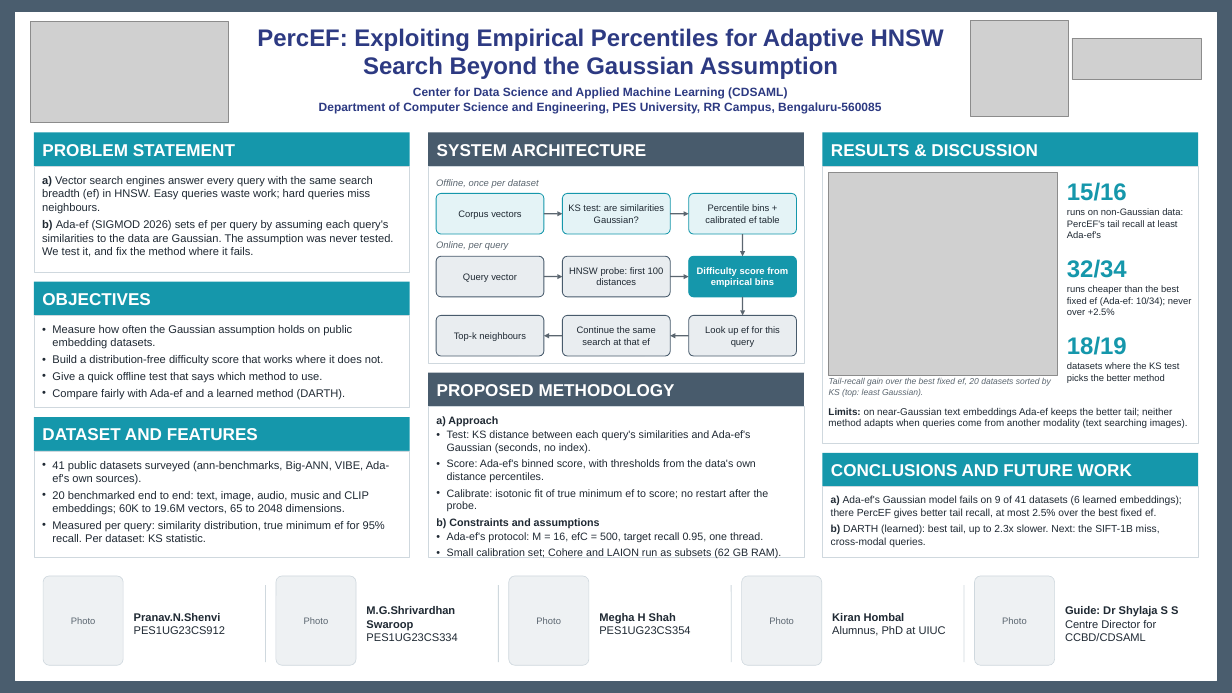
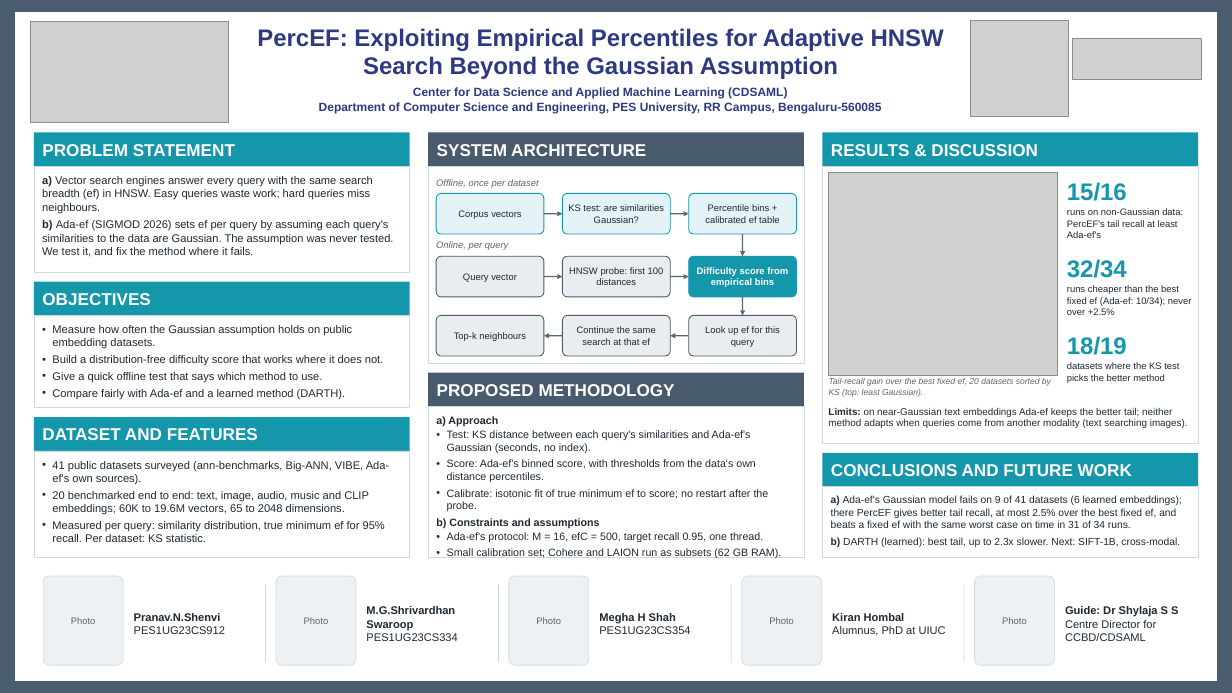
Before and after one commit to pranavshenvi/hybridAdaptiveEF, a slide deck: slide 1 of poster/PercEF_poster.pptx. Drawn at 1232x693 pixels with LibreOffice and Linux fonts; fonts in the diff are those of the drawing; grey boxes stand for pictures. Boxes give left, top, right and bottom in pixels: in the first picture for what was removed or moved away, otherwise in the second. Text is boxed around its words. In the diff, an @@ line names an element or a change of style, - is before the commit and + after.

```diff
--- a/poster/PercEF_poster.pptx
+++ b/poster/PercEF_poster.pptx
@@ text at [831, 496, 1182, 547]: text changed @@
-a) Ada-ef's Gaussian model fails on 9 of 41 datasets (6 learned embeddings); there PercEF gives better tail recall, at most 2.5% over the best fixed ef.
-b) DARTH (learned): best tail, up to 2.3x slower. Next: the SIFT-1B miss, cross-modal queries.
+a) Ada-ef's Gaussian model fails on 9 of 41 datasets (6 learned embeddings); there PercEF gives better tail recall, at most 2.5% over the best fixed ef, and beats a fixed ef with the same worst case on time in 31 of 34 runs.
+b) DARTH (learned): best tail, up to 2.3x slower. Next: SIFT-1B, cross-modal.
```
Also in this commit, not shown: 11 other files.
